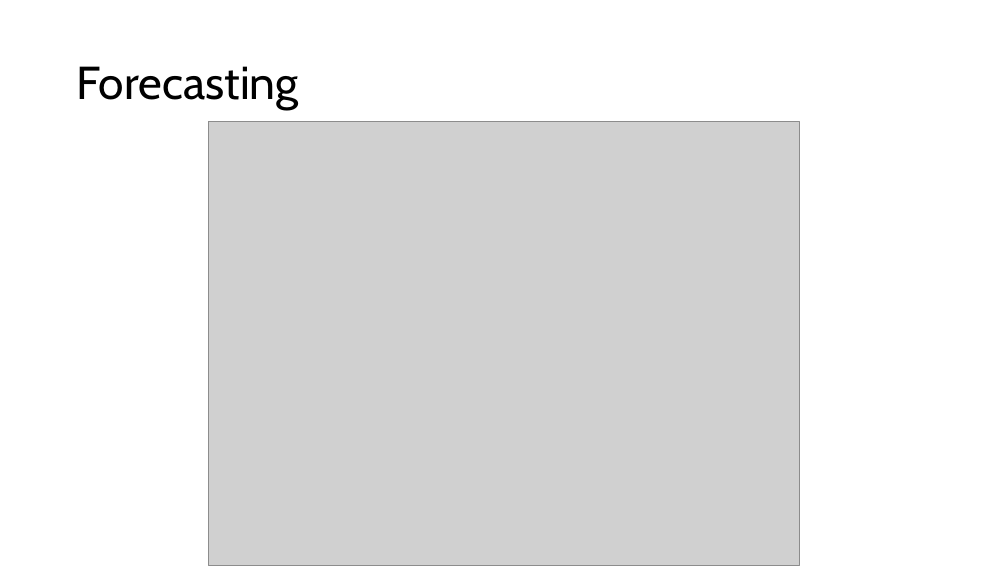
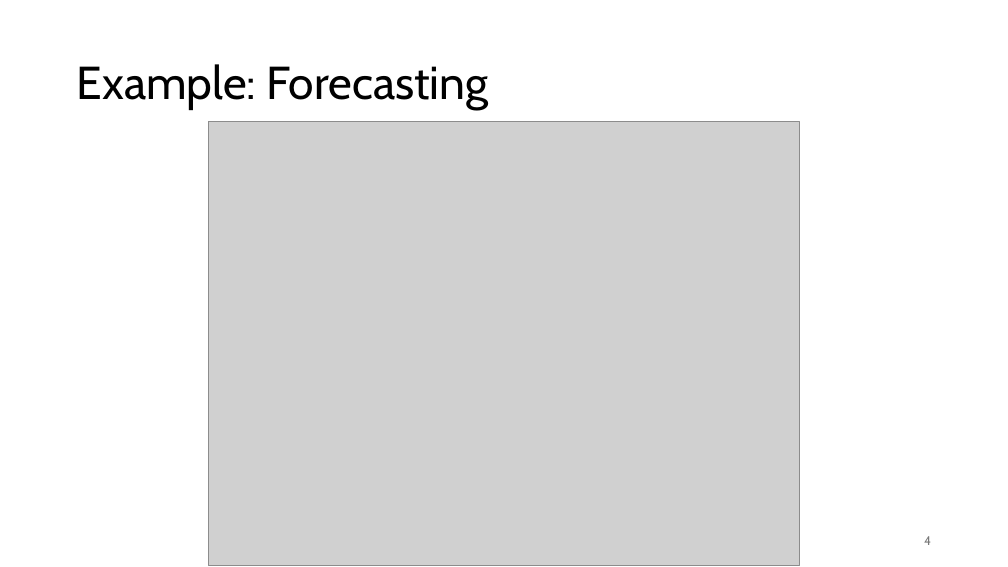
Before and after one commit to FelixWick/data_science, a slide deck: slide 4 of slides/9_time_series.pptx. Drawn at 1008x567 pixels with LibreOffice and Linux fonts; fonts in the diff are those of the drawing; grey boxes stand for pictures. Boxes give left, top, right and bottom in pixels: in the first picture for what was removed or moved away, otherwise in the second. Text is boxed around its words. In the diff, an @@ line names an element or a change of style, - is before the commit and + after.

```diff
--- a/slides/9_time_series.pptx
+++ b/slides/9_time_series.pptx
@@ title at [77, 64, 489, 110]: text changed @@
-Forecasting
+Example: Forecasting
@@ page number added at [924, 536, 931, 545], 12 pt, text #797979 @@
+4
```
Also in this commit, not shown: 20 other slides changed, 4 slides added, 7 slides removed, 2 other files.
